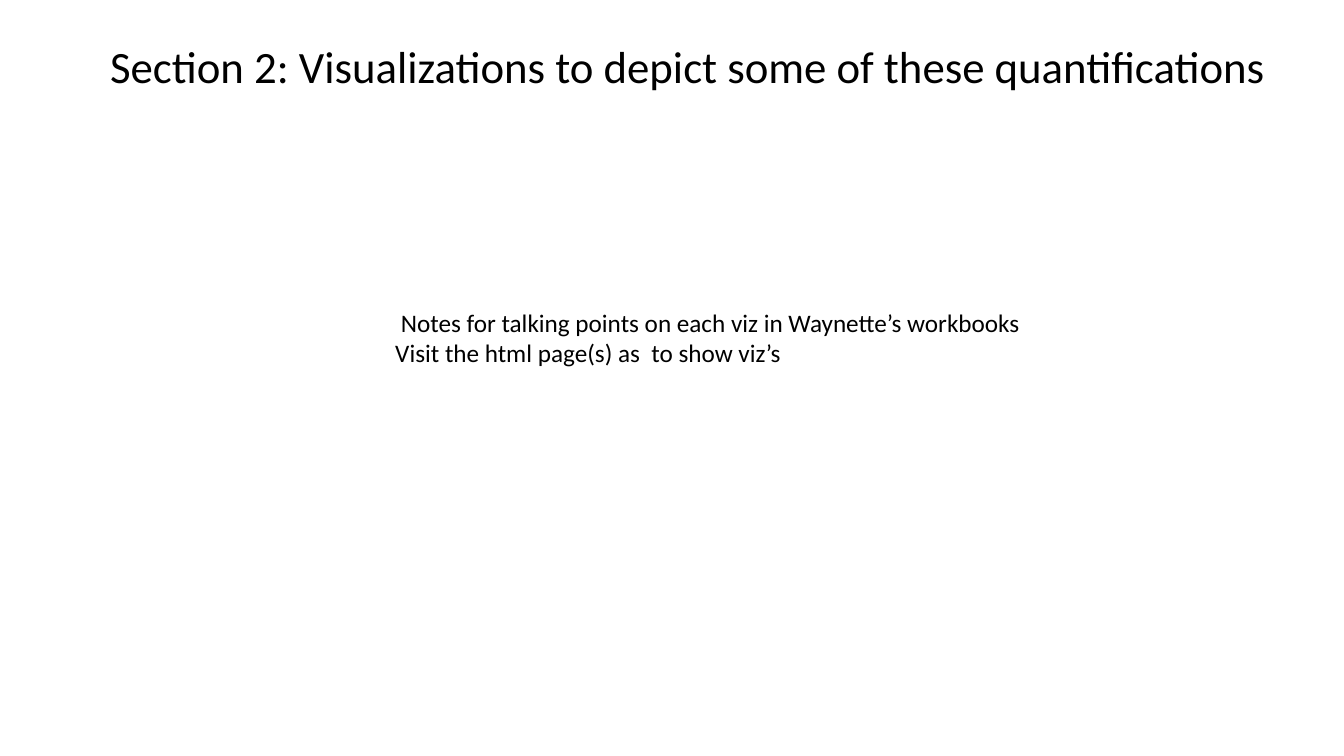
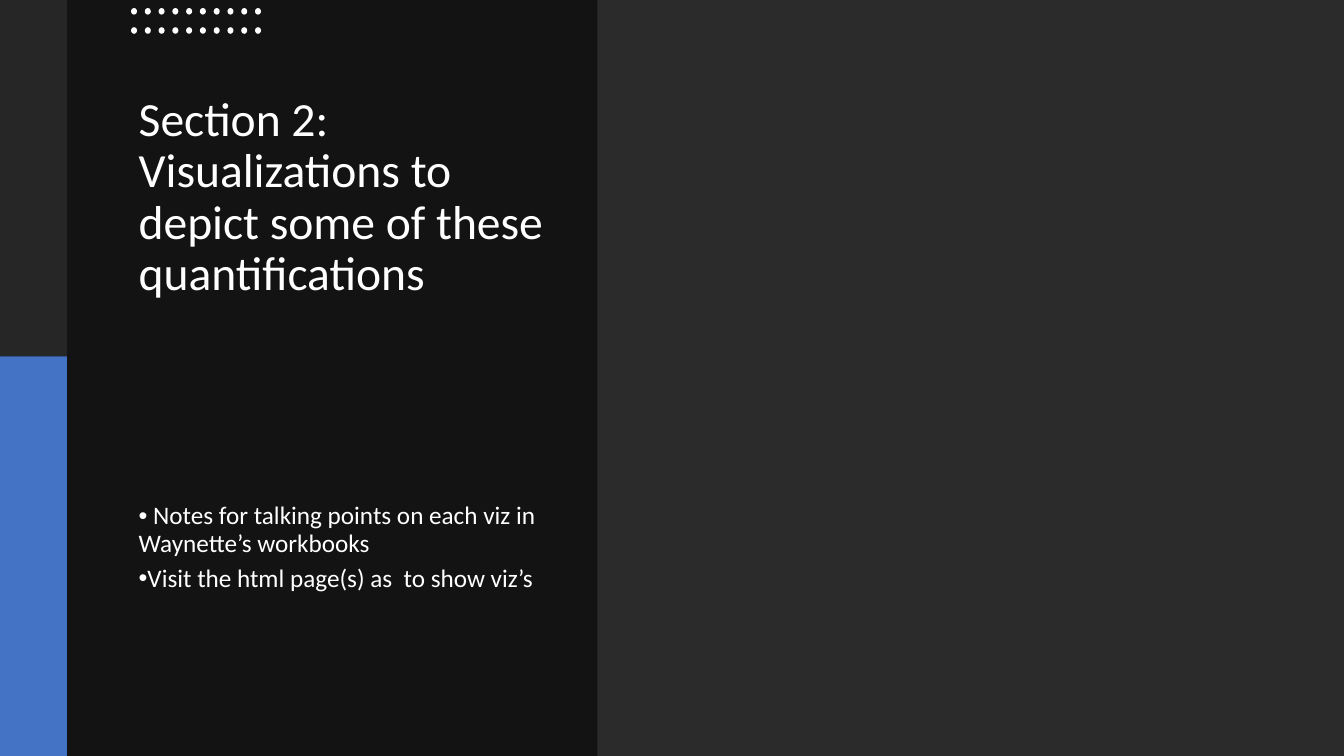
Before and after one commit to OP78142/UTSA-Bootcamp-Final, a slide deck: slide 3 of Predicting Credit Card Fraud_Template.pptx. Drawn at 1344x756 pixels with LibreOffice and Linux fonts; fonts in the diff are those of the drawing; background and template pictures are left out; a plain dark background stands for a picture behind light text. Boxes give left, top, right and bottom in pixels: in the first picture for what was removed or moved away, otherwise in the second. Text is boxed around its words. In the diff, an @@ line names an element or a change of style, - is before the commit and + after.

```diff
--- a/Predicting Credit Card Fraud_Template.pptx
+++ b/Predicting Credit Card Fraud_Template.pptx
@@ background #FFFFFF to picture (left out) @@
@@ rectangle added at (0,0,1344,756), fill #FFFFFF @@
@@ rectangle added at (0,0,598,756), fill #000000 at 55% opacity @@
@@ rectangle added at (0,0,67,357), fill #262626 @@
@@ group added at (131,8,261,33): 20 ellipses @@
@@ text "Section 2: Visualizations to depict ...": place and size @@
-text "Section 2: Visualizations to depict ..." at (110,52,1265,91)
+text "Section 2: Visualizations to depict ..." at (139,103,543,298)
@@ text "Section 2: Visualizations to depict ..." at (139,103,543,298): size 32 to 34 pt, text colour #000000 to #FFFFFF; line spacing 1 to 0.9; more space between paragraphs; vertical alignment top to middle @@
@@ rectangle added at (0,357,67,756), fill #4472C4 @@
@@ text "Notes for talking points on ...": place and size @@
-text "Notes for talking points on ..." at (395,314,1019,367)
+text "Notes for talking points on ..." at (139,506,535,592)
@@ text "Notes for talking points on ..." at (139,506,535,592): text colour #000000 to #FFFFFF; bullet none to •; line spacing 1 to 0.9; more space between paragraphs; vertical alignment top to middle @@
```
Also in this commit, not shown: 2 other slides changed, 3 slides added, 3 slides removed, 5 other files.
